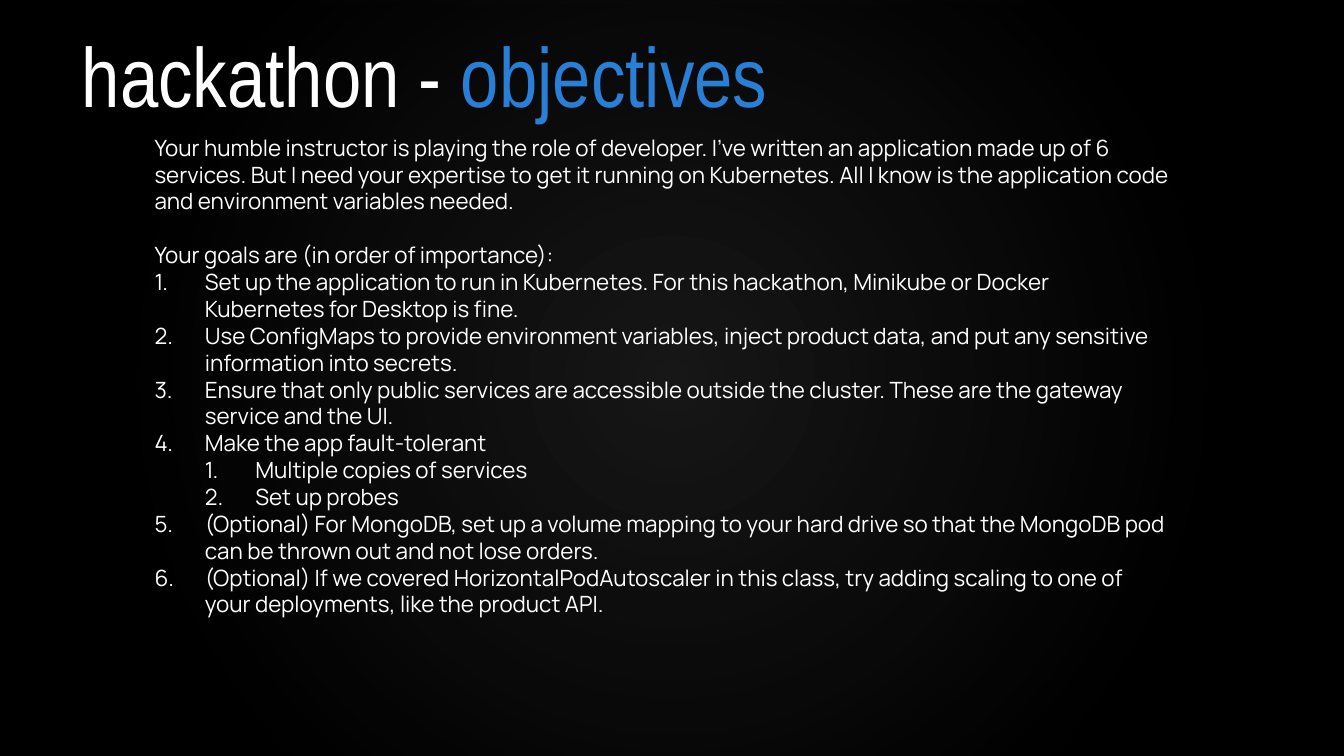
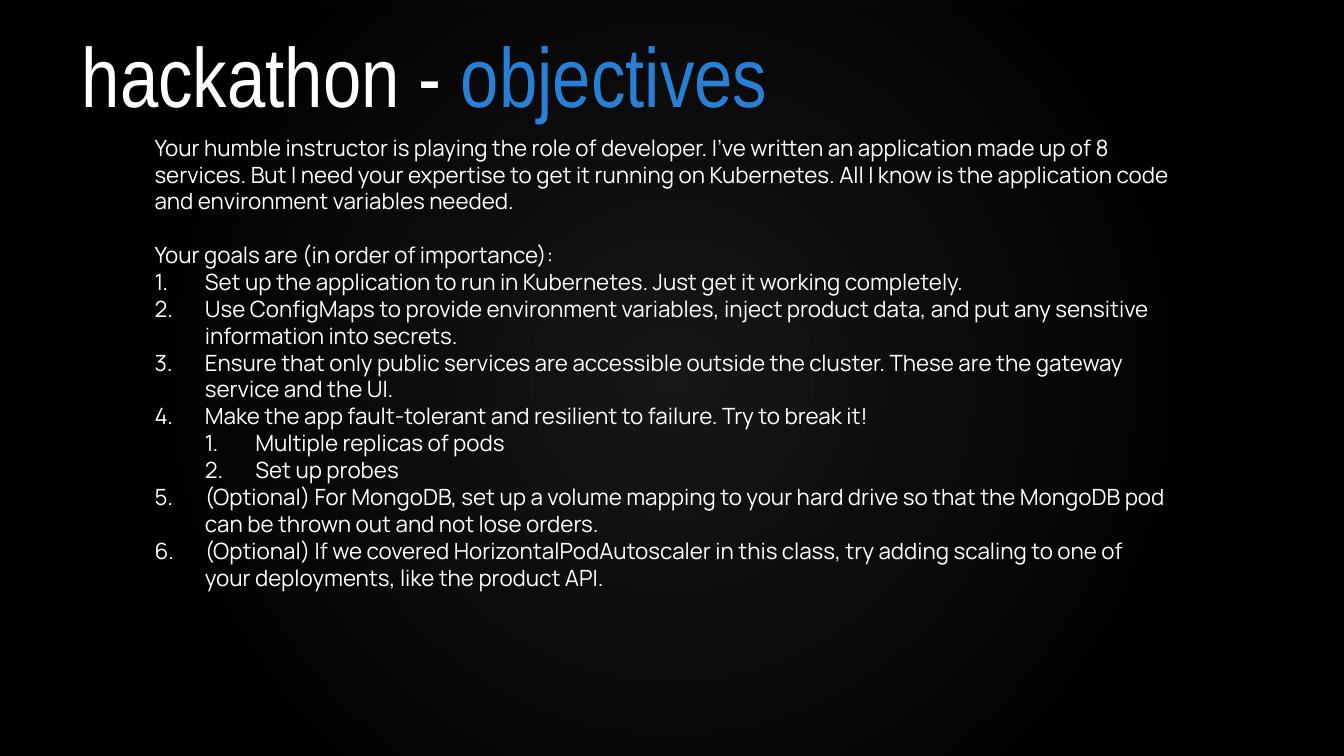
Before and after one commit to VergeOps/k8s-rvstore, a slide deck: slide 5 of rvstore_hackathon/Kubernetes-RV Store Hackathon.pptx. Drawn at 1344x756 pixels with LibreOffice and Linux fonts; fonts in the diff are those of the drawing; background and template pictures are left out. Boxes give left, top, right and bottom in pixels: in the first picture for what was removed or moved away, otherwise in the second. Text is boxed around its words. In the diff, an @@ line names an element or a change of style, - is before the commit and + after.

```diff
--- a/rvstore_hackathon/Kubernetes-RV Store Hackathon.pptx
+++ b/rvstore_hackathon/Kubernetes-RV Store Hackathon.pptx
@@ text at bbox=[155, 139, 1169, 210]: text changed @@
-Your humble instructor is playing the role of developer. I’ve written an application made up of 6 services. But I need your expertise to get it running on Kubernetes. All I know is the application code and environment variables needed.
+Your humble instructor is playing the role of developer. I’ve written an application made up of 8 services. But I need your expertise to get it running on Kubernetes. All I know is the application code and environment variables needed.
@@ text at bbox=[205, 273, 963, 296]: text changed @@
-1. Set up the application to run in Kubernetes. For this hackathon, Minikube or Docker Kubernetes for Desktop is fine.
+1. Set up the application to run in Kubernetes. Just get it working completely.
@@ text at bbox=[205, 407, 867, 457]: text changed @@
-4. Make the app fault-tolerant
-  1. Multiple copies of services
+4. Make the app fault-tolerant and resilient to failure. Try to break it!
+  1. Multiple replicas of pods
```
Also in this commit, not shown: 3 other slides changed, 1 other file.
